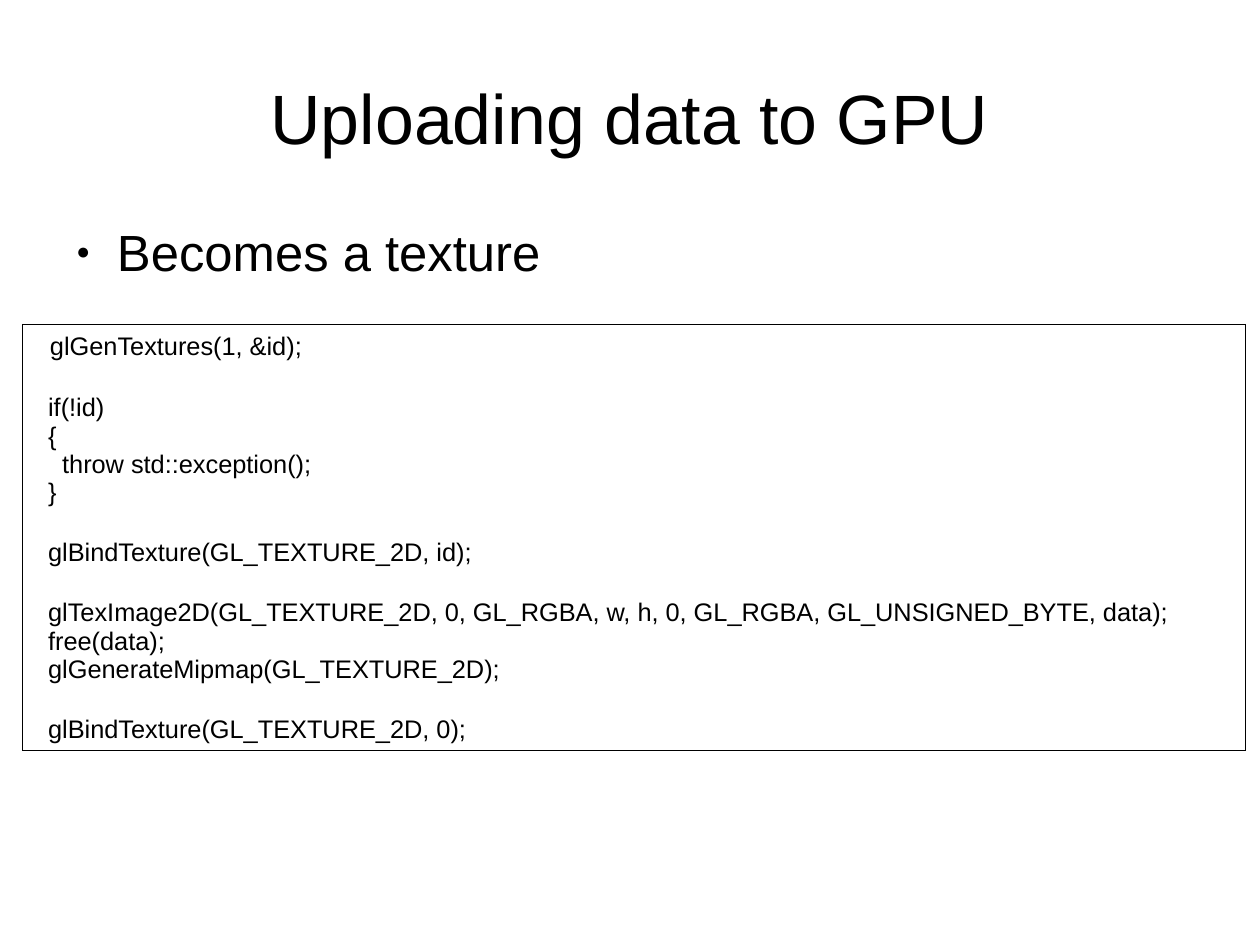
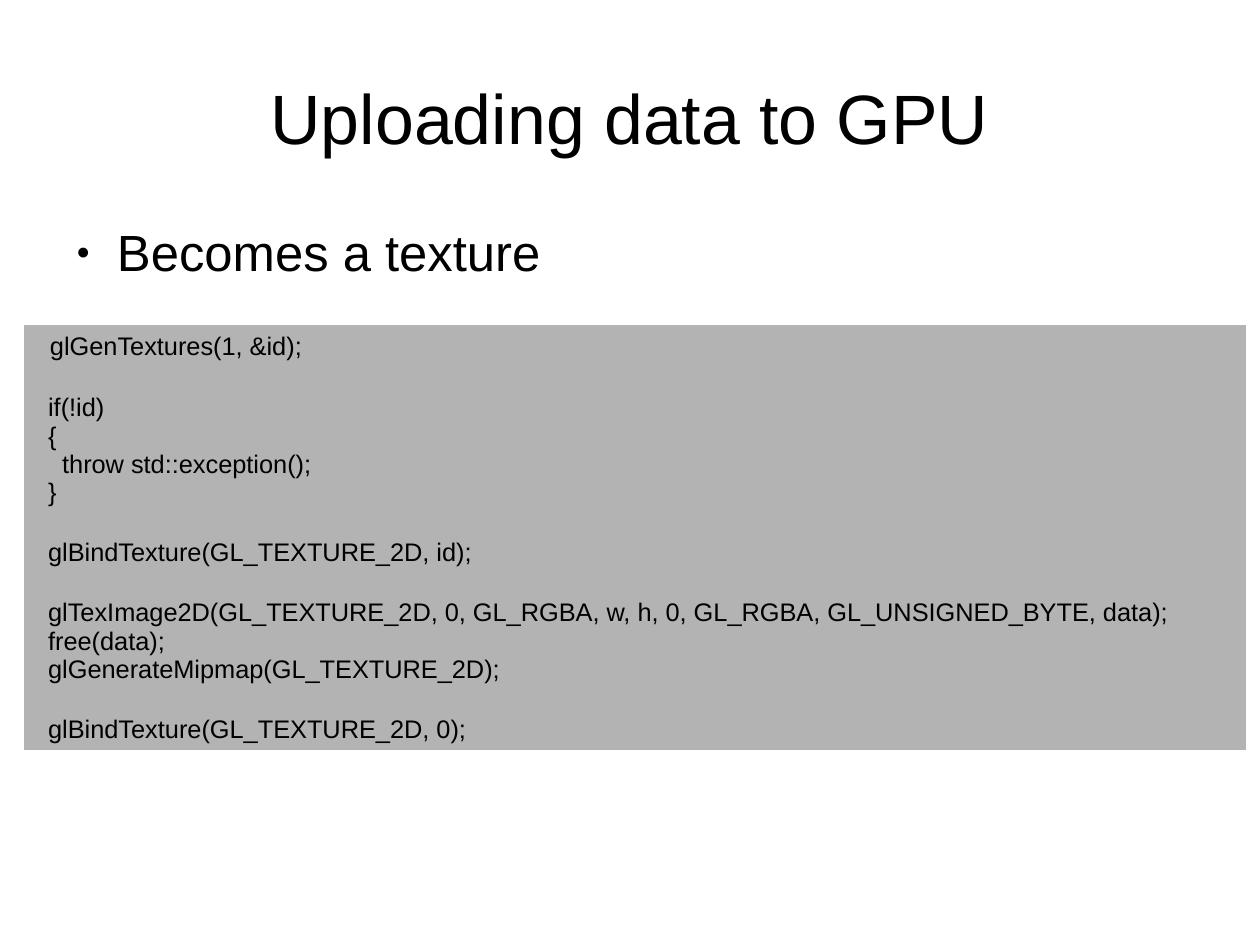
Before and after one commit to osen/creativelabs, a slide deck: slide 6 of 3dgp/3dgp-lec5.odp. Drawn at 1260x945 pixels with LibreOffice and Linux fonts; fonts in the diff are those of the drawing; background and template pictures are left out. Boxes give left, top, right and bottom in pixels: in the first picture for what was removed or moved away, otherwise in the second. Text is boxed around its words. In the diff, an @@ line names an element or a change of style, - is before the commit and + after.

```diff
--- a/3dgp/3dgp-lec5.odp
+++ b/3dgp/3dgp-lec5.odp
@@ table at [23,325,1246,750] @@
@@ fill none to #B3B3B3 in row 1, column 1 @@
@@ borders changed @@
```
Also in this commit, not shown: 3 other slides changed, 4 slides added, 3 other files.
